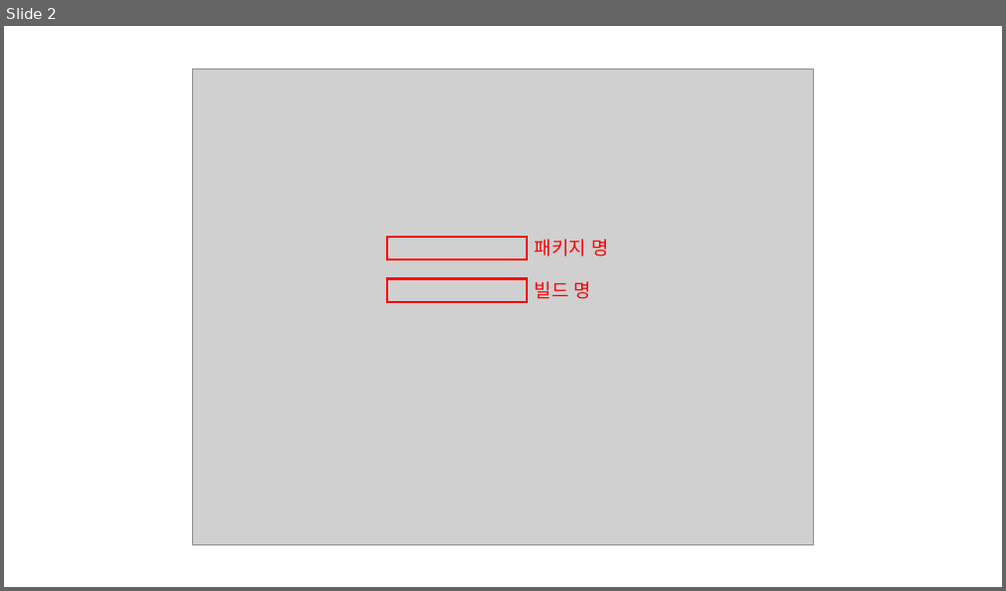
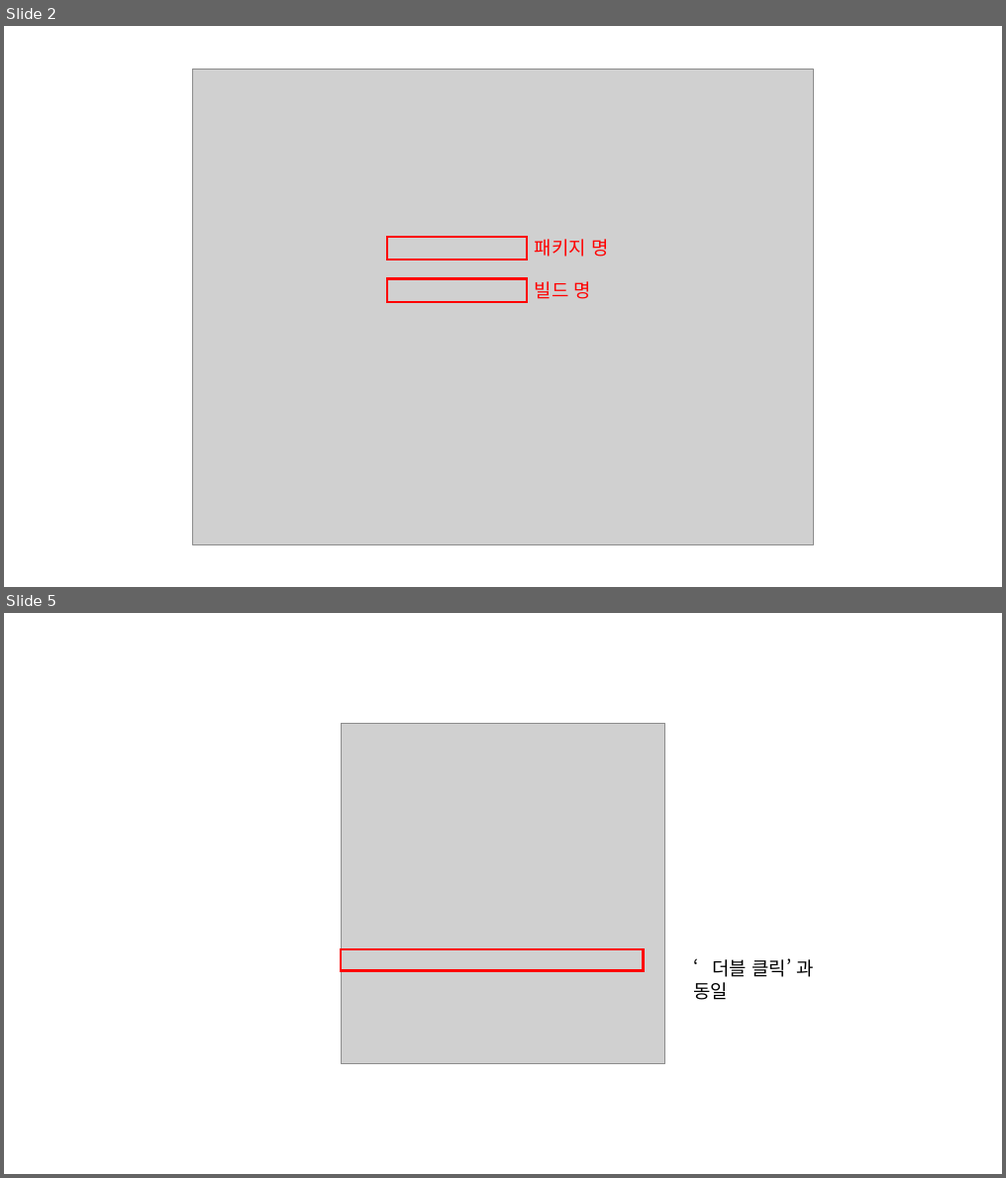
Before and after one commit to osj3474/Spring-Note, a slide deck: 03-스프링 부트 개념과 활용/assets/image.pptx. Shown one above the other, each under a label of ours: slide 2 before the commit, slides 2 and 5 after it; the slides between them are not shown. The pictures are 1006x591 and 1006x1178 pixels, drawn with LibreOffice and Linux fonts; fonts in the diff are those of the drawing; grey boxes stand for pictures. Boxes give left, top, right and bottom in pixels: in the first picture for what was removed or moved away, otherwise in the second. Text is boxed around its words. In the diff, an @@ line names an element or a change of style, - is before the commit and + after.

```diff
--- a/03-스프링 부트 개념과 활용/assets/image.pptx
+++ b/03-스프링 부트 개념과 활용/assets/image.pptx
@@ slide 5 added at (x1=4, y1=613, x2=1002, y2=1174), background #FFFFFF @@
@@ picture added at (x1=341, y1=723, x2=665, y2=1064) @@
@@ rectangle added at (x1=341, y1=950, x2=644, y2=970), outline #FF0000 2.25 pt @@
@@ text added at (x1=694, y1=959, x2=814, y2=1000), 18 pt, text #000000 @@
+‘더블 클릭’ 과 동일
```
Also in this commit, not shown: 1 slide changed, 3 other slides added, 4 slides removed, 5 other files.
